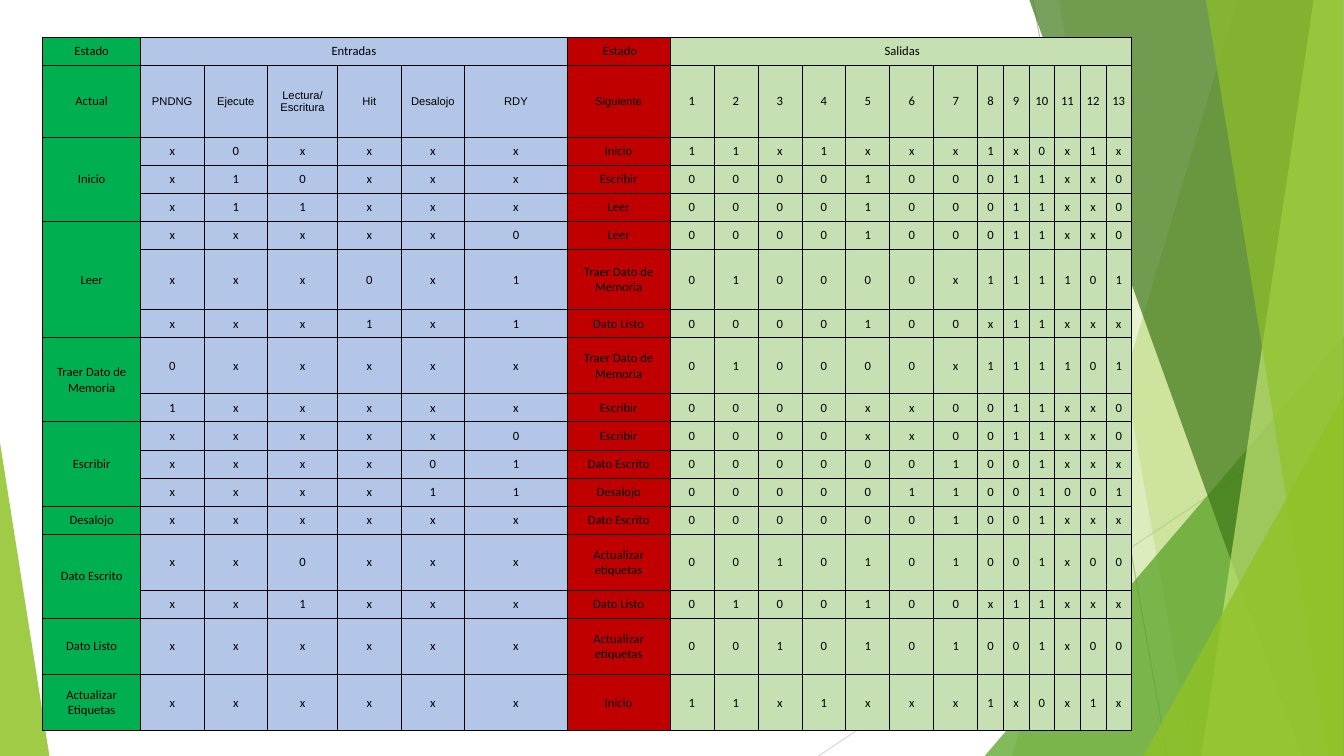
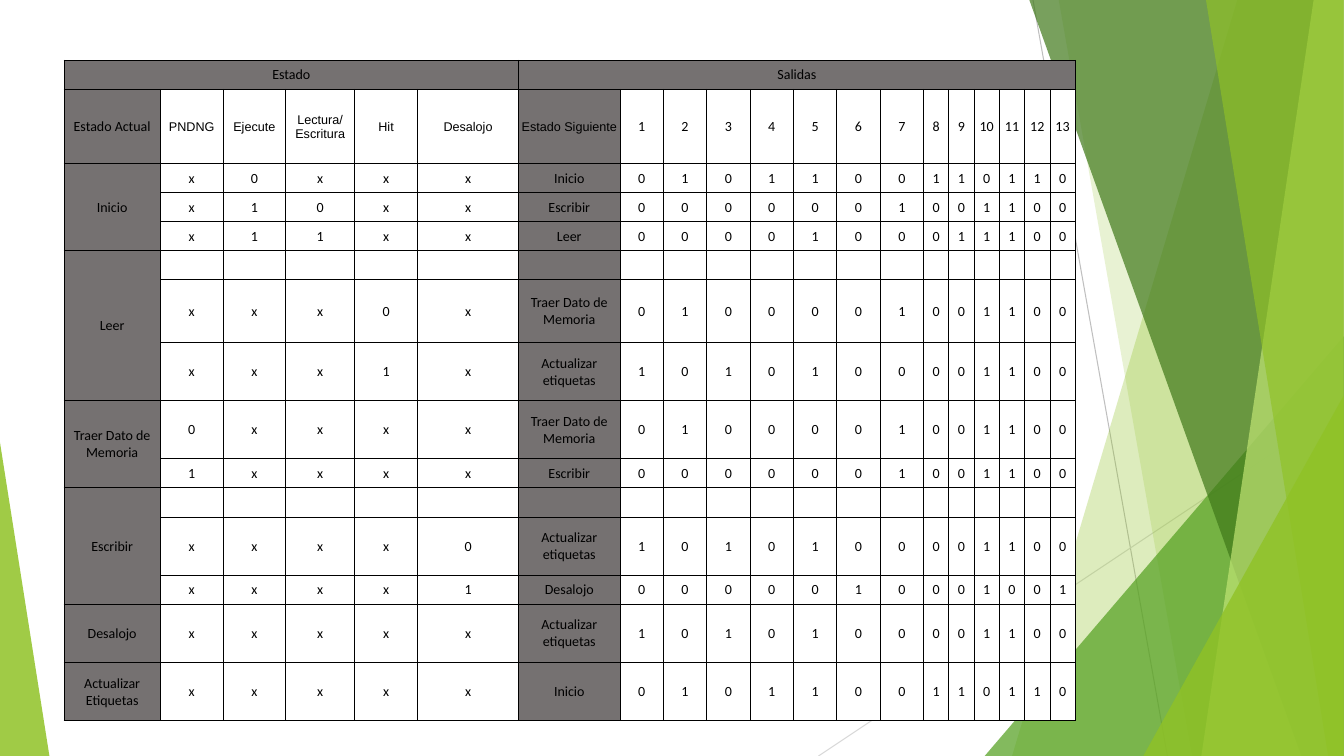
Before and after one commit to debruynmonge/Segundo-Proyecto-Arquitecura-de-Computadores, a slide deck: slide 41 of Proyecto de Arquitectura de Computadoras.pptx (slide 40 before the commit). Drawn at 1344x756 pixels with LibreOffice and Linux fonts; fonts in the diff are those of the drawing. Boxes give left, top, right and bottom in pixels: in the first picture for what was removed or moved away, otherwise in the second. Text is boxed around its words. In the diff, an @@ line names an element or a change of style, - is before the commit and + after.

```diff
--- a/Proyecto de Arquitectura de Computadoras.pptx
+++ b/Proyecto de Arquitectura de Computadoras.pptx
@@ table at (64,60,1074,721) @@
-Estado | Entradas |  |  |  |  |  | Estado | Salidas |  |  |  |  |  |  |  |  |  |  |  | 
-Actual | PNDNG | Ejecute | Lectura/Escritura | Hit | Desalojo | RDY | Siguiente | 1 | 2 | 3 | 4 | 5 | 6 | 7 | 8 | 9 | 10 | 11 | 12 | 13
-Inicio | x | 0 | x | x | x | x | Inicio | 1 | 1 | x | 1 | x | x | x | 1 | x | 0 | x | 1 | x
- | x | 1 | 0 | x | x | x | Escribir | 0 | 0 | 0 | 0 | 1 | 0 | 0 | 0 | 1 | 1 | x | x | 0
- | x | 1 | 1 | x | x | x | Leer | 0 | 0 | 0 | 0 | 1 | 0 | 0 | 0 | 1 | 1 | x | x | 0
-Leer | x | x | x | x | x | 0 | Leer | 0 | 0 | 0 | 0 | 1 | 0 | 0 | 0 | 1 | 1 | x | x | 0
- | x | x | x | 0 | x | 1 | Traer Dato de Memoria | 0 | 1 | 0 | 0 | 0 | 0 | x | 1 | 1 | 1 | 1 | 0 | 1
- | x | x | x | 1 | x | 1 | Dato Listo | 0 | 0 | 0 | 0 | 1 | 0 | 0 | x | 1 | 1 | x | x | x
-Traer Dato de Memoria | 0 | x | x | x | x | x | Traer Dato de Memoria | 0 | 1 | 0 | 0 | 0 | 0 | x | 1 | 1 | 1 | 1 | 0 | 1
- | 1 | x | x | x | x | x | Escribir | 0 | 0 | 0 | 0 | x | x | 0 | 0 | 1 | 1 | x | x | 0
-Escribir | x | x | x | x | x | 0 | Escribir | 0 | 0 | 0 | 0 | x | x | 0 | 0 | 1 | 1 | x | x | 0
- | x | x | x | x | 0 | 1 | Dato Escrito | 0 | 0 | 0 | 0 | 0 | 0 | 1 | 0 | 0 | 1 | x | x | x
- | x | x | x | x | 1 | 1 | Desalojo | 0 | 0 | 0 | 0 | 0 | 1 | 1 | 0 | 0 | 1 | 0 | 0 | 1
-Desalojo | x | x | x | x | x | x | Dato Escrito | 0 | 0 | 0 | 0 | 0 | 0 | 1 | 0 | 0 | 1 | x | x | x
-Dato Escrito | x | x | 0 | x | x | x | Actualizar etiquetas | 0 | 0 | 1 | 0 | 1 | 0 | 1 | 0 | 0 | 1 | x | 0 | 0
- | x | x | 1 | x | x | x | Dato Listo | 0 | 1 | 0 | 0 | 1 | 0 | 0 | x | 1 | 1 | x | x | x
-Dato Listo | x | x | x | x | x | x | Actualizar etiquetas | 0 | 0 | 1 | 0 | 1 | 0 | 1 | 0 | 0 | 1 | x | 0 | 0
-Actualizar Etiquetas | x | x | x | x | x | x | Inicio | 1 | 1 | x | 1 | x | x | x | 1 | x | 0 | x | 1 | x
+Estado |  |  |  |  |  | Salidas |  |  |  |  |  |  |  |  |  |  |  |  | 
+Estado Actual | PNDNG | Ejecute | Lectura/Escritura | Hit | Desalojo | Estado Siguiente | 1 | 2 | 3 | 4 | 5 | 6 | 7 | 8 | 9 | 10 | 11 | 12 | 13
+Inicio | x | 0 | x | x | x | Inicio | 0 | 1 | 0 | 1 | 1 | 0 | 0 | 1 | 1 | 0 | 1 | 1 | 0
+ | x | 1 | 0 | x | x | Escribir | 0 | 0 | 0 | 0 | 0 | 0 | 1 | 0 | 0 | 1 | 1 | 0 | 0
+ | x | 1 | 1 | x | x | Leer | 0 | 0 | 0 | 0 | 1 | 0 | 0 | 0 | 1 | 1 | 1 | 0 | 0
+Leer |  |  |  |  |  |  |  |  |  |  |  |  |  |  |  |  |  |  | 
+ | x | x | x | 0 | x | Traer Dato de Memoria | 0 | 1 | 0 | 0 | 0 | 0 | 1 | 0 | 0 | 1 | 1 | 0 | 0
+ | x | x | x | 1 | x | Actualizar etiquetas | 1 | 0 | 1 | 0 | 1 | 0 | 0 | 0 | 0 | 1 | 1 | 0 | 0
+Traer Dato de Memoria | 0 | x | x | x | x | Traer Dato de Memoria | 0 | 1 | 0 | 0 | 0 | 0 | 1 | 0 | 0 | 1 | 1 | 0 | 0
+ | 1 | x | x | x | x | Escribir | 0 | 0 | 0 | 0 | 0 | 0 | 1 | 0 | 0 | 1 | 1 | 0 | 0
+Escribir |  |  |  |  |  |  |  |  |  |  |  |  |  |  |  |  |  |  | 
+ | x | x | x | x | 0 | Actualizar etiquetas | 1 | 0 | 1 | 0 | 1 | 0 | 0 | 0 | 0 | 1 | 1 | 0 | 0
+ | x | x | x | x | 1 | Desalojo | 0 | 0 | 0 | 0 | 0 | 1 | 0 | 0 | 0 | 1 | 0 | 0 | 1
+Desalojo | x | x | x | x | x | Actualizar etiquetas | 1 | 0 | 1 | 0 | 1 | 0 | 0 | 0 | 0 | 1 | 1 | 0 | 0
+Actualizar Etiquetas | x | x | x | x | x | Inicio | 0 | 1 | 0 | 1 | 1 | 0 | 0 | 1 | 1 | 0 | 1 | 1 | 0
@@ table: place and size @@
-table at (42,37,1131,731)
+table at (64,60,1074,721)
```
Also in this commit, not shown: 2 other slides changed, 3 slides added, 2 slides removed, 2 other files.
